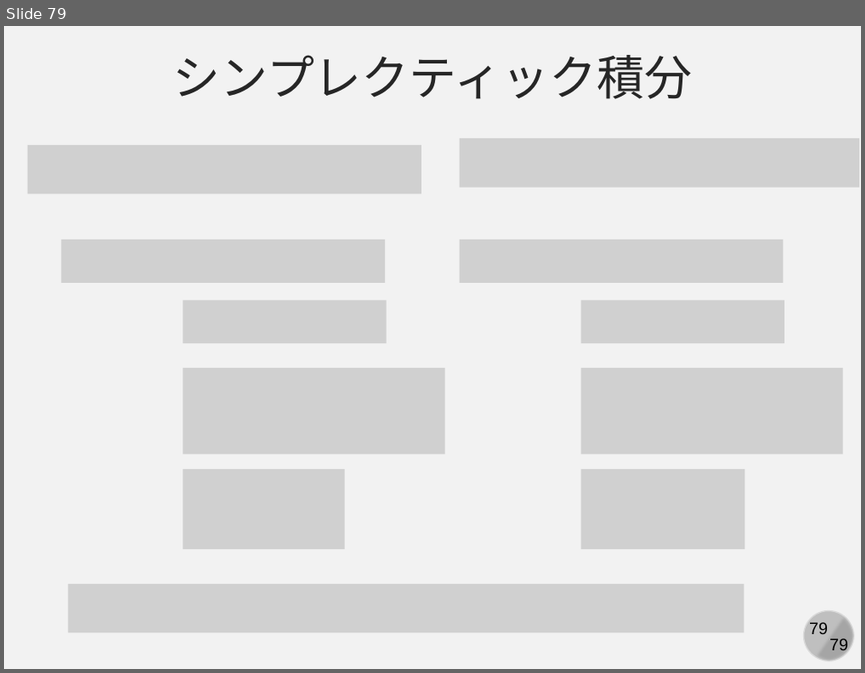
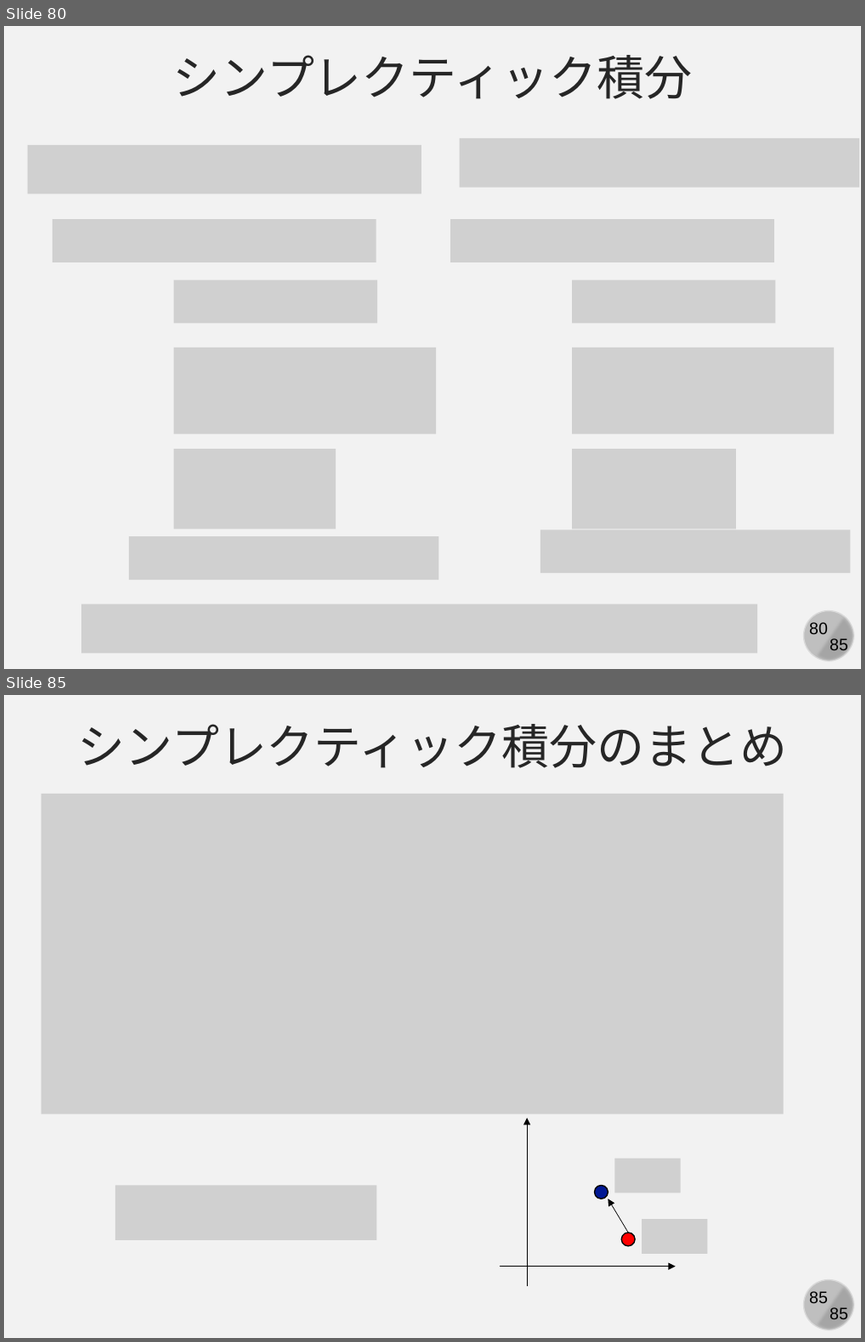
Before and after one commit to kaityo256/simulation_engineering, a slide deck: 05_md_basic/simulation05.pptx. Shown one above the other, each under a label of ours: slide 79 before the commit, slides 80 and 85 after it; the slides between them are not shown. The pictures are 865x673 and 865x1342 pixels, drawn with LibreOffice and Linux fonts; fonts in the diff are those of the drawing; grey boxes stand for pictures. Boxes give left, top, right and bottom in pixels: in the first picture for what was removed or moved away, otherwise in the second. Text is boxed around its words. In the diff, an @@ line names an element or a change of style, - is before the commit and + after.

```diff
--- a/05_md_basic/simulation05.pptx
+++ b/05_md_basic/simulation05.pptx
@@ slide 85 added at (4,695,861,1338), background #F2F2F2; not listed: 4 template elements that a slide beside it also shows @@
@@ text added at (78,724,787,768), 40 pt, text #262626 @@
+シンプレクティック積分のまとめ
@@ picture added at (41,794,783,1114) @@
@@ picture added at (115,1185,376,1240) @@
@@ group added at (500,1117,708,1287): 3 arrows, 2 ellipses, 2 pictures @@
@@ what was slide 79 is now slide 80 @@
@@ slide 80 changed as well @@
@@ 8 pictures: place and size @@
-8 pictures at (62,239,843,550)
+8 pictures at (52,219,834,529)
@@ picture added at (540,530,851,573) @@
@@ picture added at (129,536,439,578) @@
@@ picture: place and size @@
-picture at (69,584,744,633)
+picture at (82,603,758,652)
@@ page number at (809,622,828,634): text changed @@
-79
+80
@@ text at (829,638,848,654): text changed @@
-79
+85
```
Also in this commit, not shown: 78 other slides changed, 5 other slides added.
